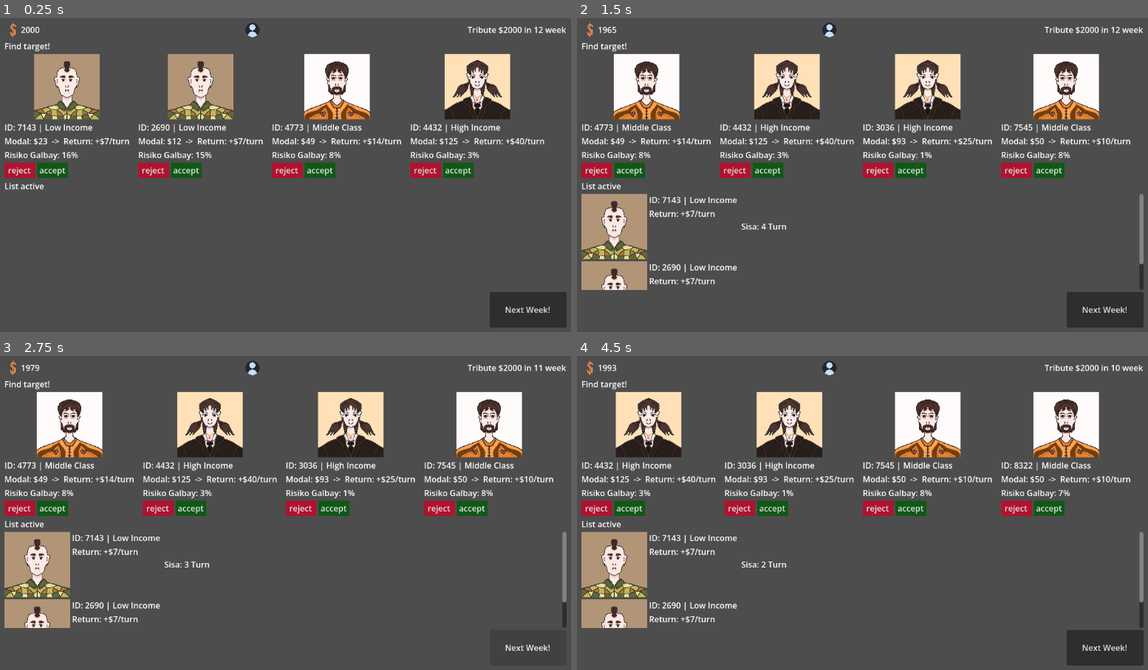
Above: before the commit, frames 1-4 (two rows, left to right).
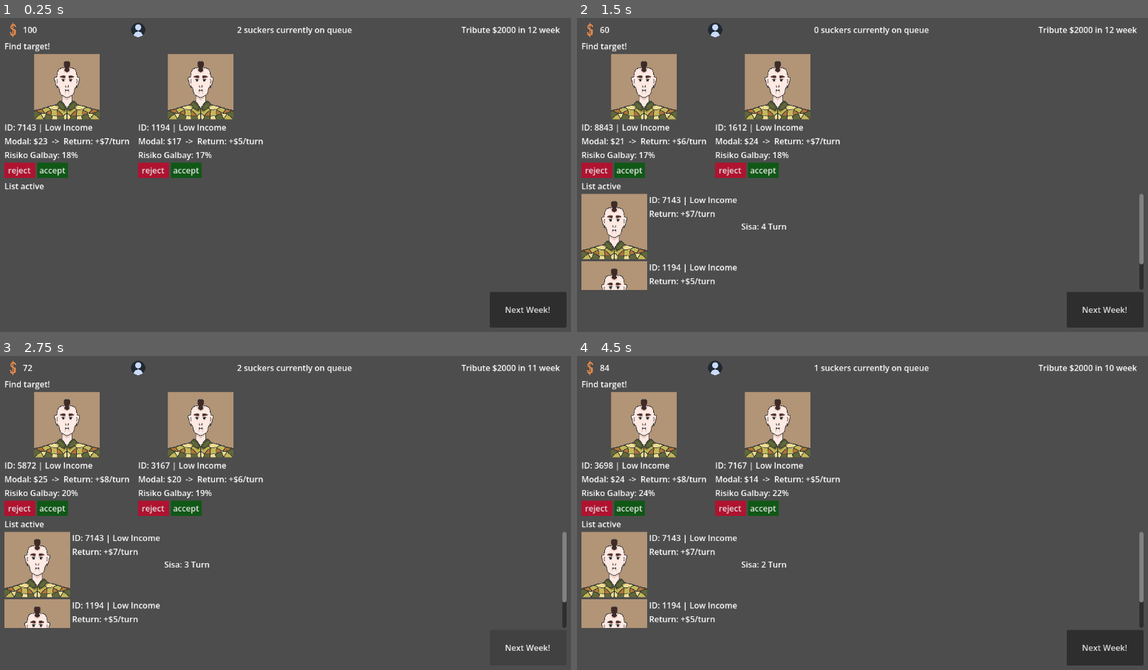
Above: after the commit, the same moments.

Repository: DwikiFebrian/galbay
Game: Godot game, scene res://main.tscn
The game is run twice, just before and just after one commit, with the same random seed, the same clock (stepped at 60 frames per second) and the same inputs.
Inputs (mouse positions are in pixels of both pictures, inside the frame that each line leads up to; where the layout moved, square brackets give the same spot in the first picture):
- Up to frame 1 (0.25 s): no input
- Up to frame 2 (1.5 s): click "accept" at 0.5 s; click "accept" at 1.25 s
- Up to frame 3 (2.75 s): click "Next Week!" at 2 s
- Up to frame 4 (4.5 s): click "Next Week!" at 2.75 s; click (759, 368) [931, 368] at 3.5 s; click "reject" at 4.25 s

The runs differ from the first frame. In frame 1, 7.6% of the frame differs, in the area x 3-100%, y 1-51%; in frame 2, 14%; in frame 3, 14%; in frame 4, 14%, in the area x 2-100%, y 1-85%.

Commit message:
header + cicilan for low

Diff:
--- a/main.gd
+++ b/main.gd
@@ -4,6 +4,7 @@
 @onready var label_turn = $"Control/Main layout/Panel atas/turn"
 @onready var label_boss = $"Control/Main layout/Panel atas/boss"
 @onready var label_setor = $"Control/Main layout/Panel atas/setor"
+@onready var label_queue = $"Control/Main layout/Panel atas/queue"
 @onready var container_draft = $"Control/Main layout/Paneh tengah/Targetlist"
 @onready var container_aktif = $"Control/Main layout/VBoxContainer/Paneh bawah/list nasabah"
 
@@ -11,7 +12,7 @@
 var active_row_scene = preload("res://nasabahaktif.tscn")
 
 # state
-var player_cash: int = 2000
+var player_cash: int = 100
 var current_turn: int = 0
 var deadline: int = 12
 var quarter: int = 1
@@ -19,36 +20,41 @@
 var boss_goal: int = 2000
 var nasabah_aktif: Array = []
 var antrean_nasabah: Array = [] # buat nyimpen 12 calon nasabah per turn
+var queue_length: int = 4
+var current_on_queue: int = 0
+var max_tampil = 2
 
 # katalog manual
 var template_kelas = [
 	{
 		"tipe": "Low Income",
 		"modal_min": 10, "modal_max": 25,
+		"bunga_min": 0.10, "bunga_max": 0.20,
 		"return_min": 4, "return_max": 7,
 		"galbay_min": 0.15, "galbay_max": 0.25,
 		"gambar": "res://sprite/low1.png"
-	},
-	{
-		"tipe": "Middle Class",
-		"modal_min": 30, "modal_max": 60,
-		"return_min": 10, "return_max": 18,
-		"galbay_min": 0.05, "galbay_max": 0.10,
-		"gambar": "res://sprite/middle1.png"
-	},
-	{
-		"tipe": "High Income",
-		"modal_min": 80, "modal_max": 150,
-		"return_min": 25, "return_max": 40,
-		"galbay_min": 0.01, "galbay_max": 0.05,
-		"gambar": "res://sprite/high1.png"
 	}
+	#,
+	#{
+		#"tipe": "Middle Class",
+		#"modal_min": 30, "modal_max": 60,
+		#"return_min": 10, "return_max": 18,
+		#"galbay_min": 0.05, "galbay_max": 0.10,
+		#"gambar": "res://sprite/middle1.png"
+	#},
+	#{
+		#"tipe": "High Income",
+		#"modal_min": 80, "modal_max": 150,
+		#"return_min": 25, "return_max": 40,
+		#"galbay_min": 0.01, "galbay_max": 0.05,
+		#"gambar": "res://sprite/high1.png"
+	#}
 ]
 
 func _ready() -> void:
 	update_ui_header()
 	# bikin 12 antrean
-	generate_antrean_turn(12)
+	generate_antrean_turn(queue_length)
 
 func update_ui_header() -> void:
 	label_uang.text = str(player_cash)
@@ -57,10 +63,13 @@
 	label_setor.text = "Tribute $" + str(boss_goal) + " in " + str(deadline - current_turn) + " week"
 	#label_boss.text = "Tribute $" + str(boss_goal)
 	#label_turn.text = "in " + str(deadline - current_turn) + " week"
+	label_queue.text = str(current_on_queue) + " suckers currently on queue"
 
 # bikin antrean
 func generate_antrean_turn(jumlah: int) -> void:
 	antrean_nasabah.clear()
+	for child in container_draft.get_children():
+		child.queue_free()
 
 	for i in range(jumlah):
 		var kelas_terpilih = template_kelas.pick_random()
@@ -68,17 +77,18 @@
 			"id_nasabah": randi_range(1000, 9999),
 			"tipe_kelas": kelas_terpilih["tipe"],
 			"modal": randi_range(kelas_terpilih["modal_min"], kelas_terpilih["modal_max"]),
-			"cicilan_per_turn": randi_range(kelas_terpilih["return_min"], kelas_terpilih["return_max"]),
+			"bunga": randf_range(kelas_terpilih["bunga_min"], kelas_terpilih["bunga_max"]),
+			#"cicilan_per_turn": randi_range(kelas_terpilih["return_min"], kelas_terpilih["return_max"]),
 			"peluang_galbay": randf_range(kelas_terpilih["galbay_min"], kelas_terpilih["galbay_max"]),
 			"tenor": 4,
 			"path_gambar": kelas_terpilih["gambar"]
 		}
+		data_random["cicilan_per_turn"] = int ( ceil ( data_random["modal"] * ( 1 + data_random["bunga"]) / data_random["tenor"] ) )
 		antrean_nasabah.append(data_random) # Masukkan ke dalam antrean
 
 	isi_slot_kosong()
 
 func isi_slot_kosong() -> void:
-	var max_tampil = 4
 	var jumlah_sekarang = 0
 
 	for child in container_draft.get_children():
@@ -96,8 +106,11 @@
 		container_draft.add_child(kartu_baru)
 		kartu_baru.isi_data(data_next)
 
+		current_on_queue = antrean_nasabah.size()
 		jumlah_sekarang += 1
 
+	current_on_queue = antrean_nasabah.size()
+	update_ui_header()
 	print("sisa antrean: ", antrean_nasabah.size())
 
 func proses_terima_nasabah(kartu: Node, data: Dictionary) -> void:
@@ -122,7 +135,6 @@
 
 func _on_nextweek_pressed() -> void:
 	print("minggu berganti")
-	#bisa kasih code ngitung duit di sini
 
 	var penghutang = get_node("Control/Main layout/VBoxContainer/Paneh bawah/list nasabah")
 	for nasabah in penghutang.get_children():
@@ -147,6 +159,7 @@
 		quarter += 1
 
 	update_ui_header()
+	generate_antrean_turn(queue_length)
 
 func setor_boss():
 	if player_cash < boss_goal:
--- a/main.tscn
+++ b/main.tscn
@@ -29,28 +29,42 @@
 
 [node name="Panel atas" type="HBoxContainer" parent="Control/Main layout" unique_id=19668901]
 layout_mode = 2
-theme_override_constants/separation = 0
+theme_override_constants/separation = 4
 alignment = 1
 
 [node name="dollar" type="TextureRect" parent="Control/Main layout/Panel atas" unique_id=549092715]
 texture_filter = 1
 layout_mode = 2
-texture = ExtResource("1_ig7tw")
+texture = ExtResource("2_1bvp3")
 stretch_mode = 5
 
 [node name="uang" type="Label" parent="Control/Main layout/Panel atas" unique_id=1202659487]
 layout_mode = 2
 size_flags_horizontal = 3
-text = "100"
+
+[node name="money" type="HBoxContainer" parent="Control/Main layout/Panel atas" unique_id=1941701728]
+visible = false
+layout_mode = 2
 
 [node name="profil" type="TextureButton" parent="Control/Main layout/Panel atas" unique_id=230863456]
 layout_mode = 2
 size_flags_horizontal = 3
 tooltip_text = "Profil"
-texture_normal = ExtResource("2_0xm2m")
+texture_normal = ExtResource("3_lquwl")
+
+[node name="queue" type="Label" parent="Control/Main layout/Panel atas" unique_id=193759451]
+layout_mode = 2
+size_flags_horizontal = 3
+text = "nasabah di luar"
+
+[node name="Control" type="Control" parent="Control/Main layout/Panel atas" unique_id=1212215435]
+layout_mode = 2
+size_flags_horizontal = 3
 
 [node name="setor" type="Label" parent="Control/Main layout/Panel atas" unique_id=768408797]
 layout_mode = 2
+size_flags_horizontal = 3
+text = "setoran & deadline"
 
 [node name="boss" type="Label" parent="Control/Main layout/Panel atas" unique_id=1603356411]
 visible = false
@@ -67,6 +81,7 @@
 [node name="Paneh tengah" type="VBoxContainer" parent="Control/Main layout" unique_id=269468019]
 layout_mode = 2
 size_flags_vertical = 3
+alignment = 1
 
 [node name="Label" type="Label" parent="Control/Main layout/Paneh tengah" unique_id=745623791]
 layout_mode = 2
Not shown: 1 places in main.tscn that only renumber resources
